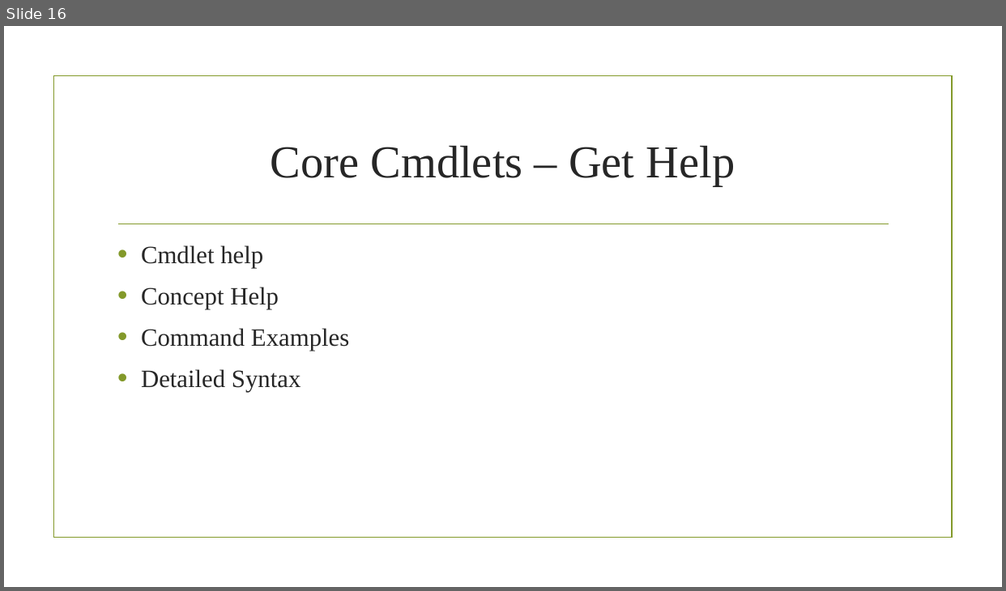
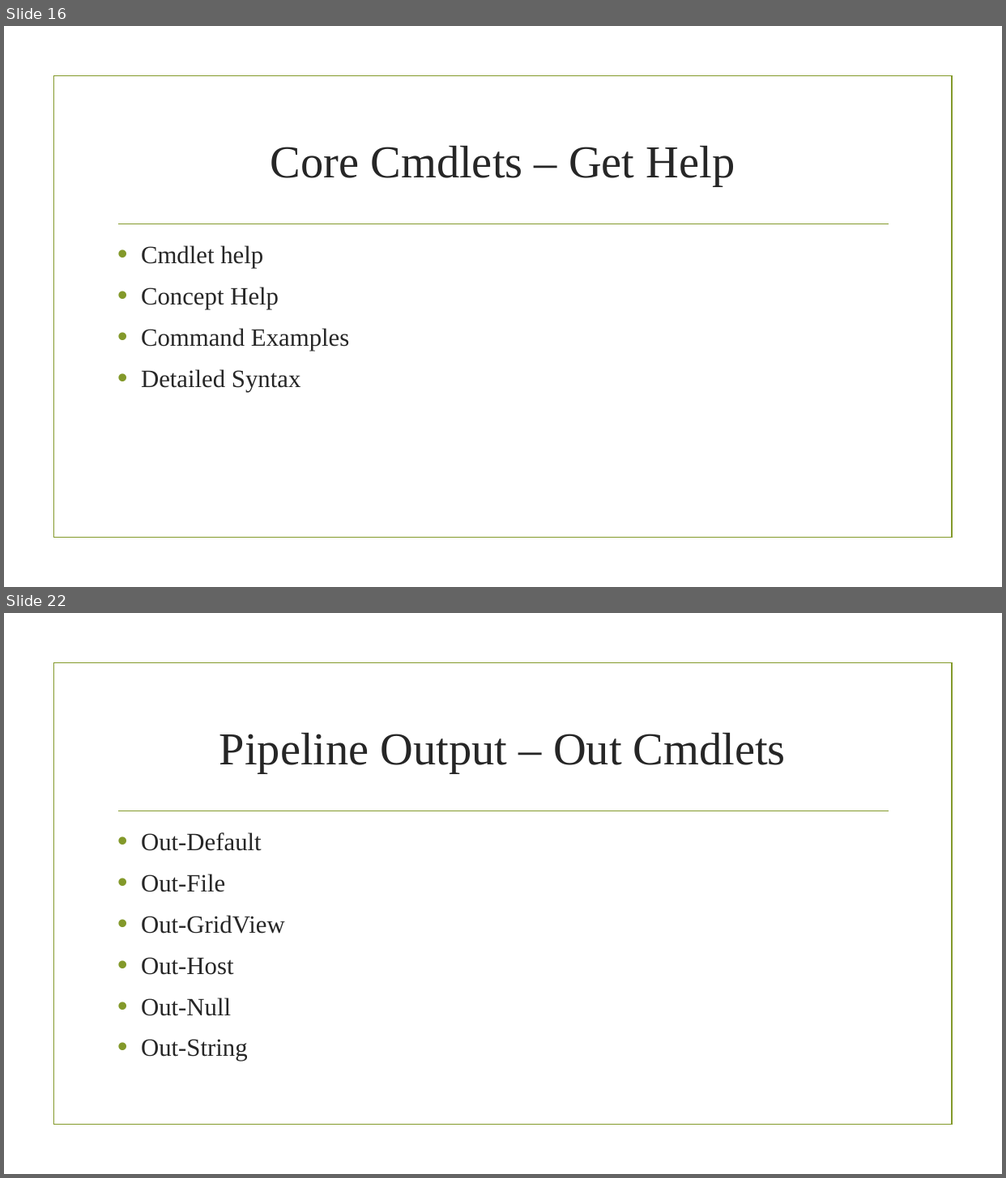
Before and after one commit to Metoraf007/Public_PowerShell, a slide deck: PowerShell for the IT Professional.pptx. Shown one above the other, each under a label of ours: slide 16 before the commit, slides 16 and 22 after it; the slides between them are not shown. The pictures are 1006x591 and 1006x1178 pixels, drawn with LibreOffice and Linux fonts; fonts in the diff are those of the drawing; background and template pictures are left out. Boxes give left, top, right and bottom in pixels: in the first picture for what was removed or moved away, otherwise in the second. Text is boxed around its words. In the diff, an @@ line names an element or a change of style, - is before the commit and + after.

```diff
--- a/PowerShell for the IT Professional.pptx
+++ b/PowerShell for the IT Professional.pptx
@@ slide 22 added at box(4, 613, 1002, 1174), background picture (left out); not listed: 2 template elements that a slide beside it also shows @@
@@ title added at box(219, 733, 786, 773), 44 pt, text #262626 @@
+Pipeline Output – Out Cmdlets
@@ text added at box(141, 833, 285, 1061), 24 pt, text #262626 @@
+• Out-Default
+• Out-File
+• Out-GridView
+• Out-Host
+• Out-Null
+• Out-String
```
Also in this commit, not shown: 7 other slides added.
